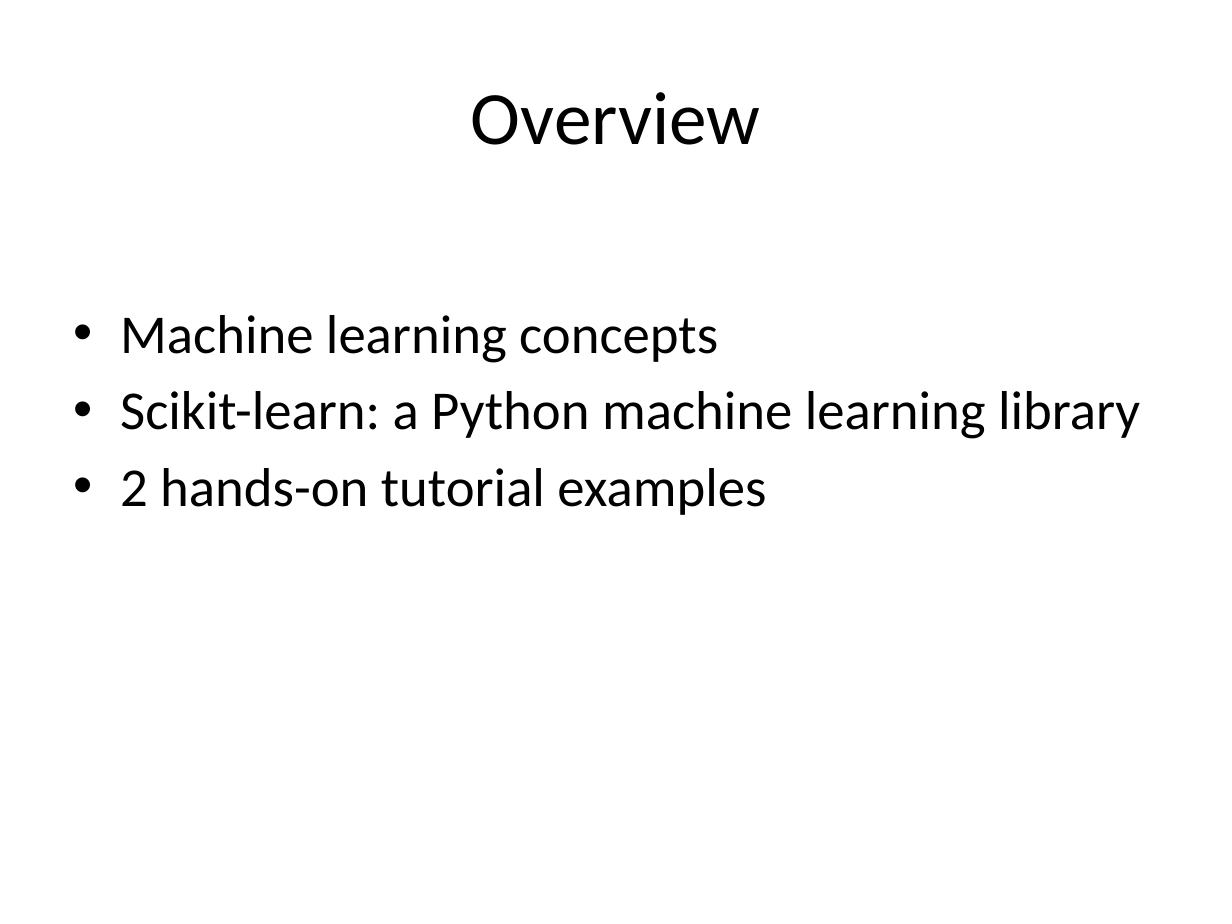
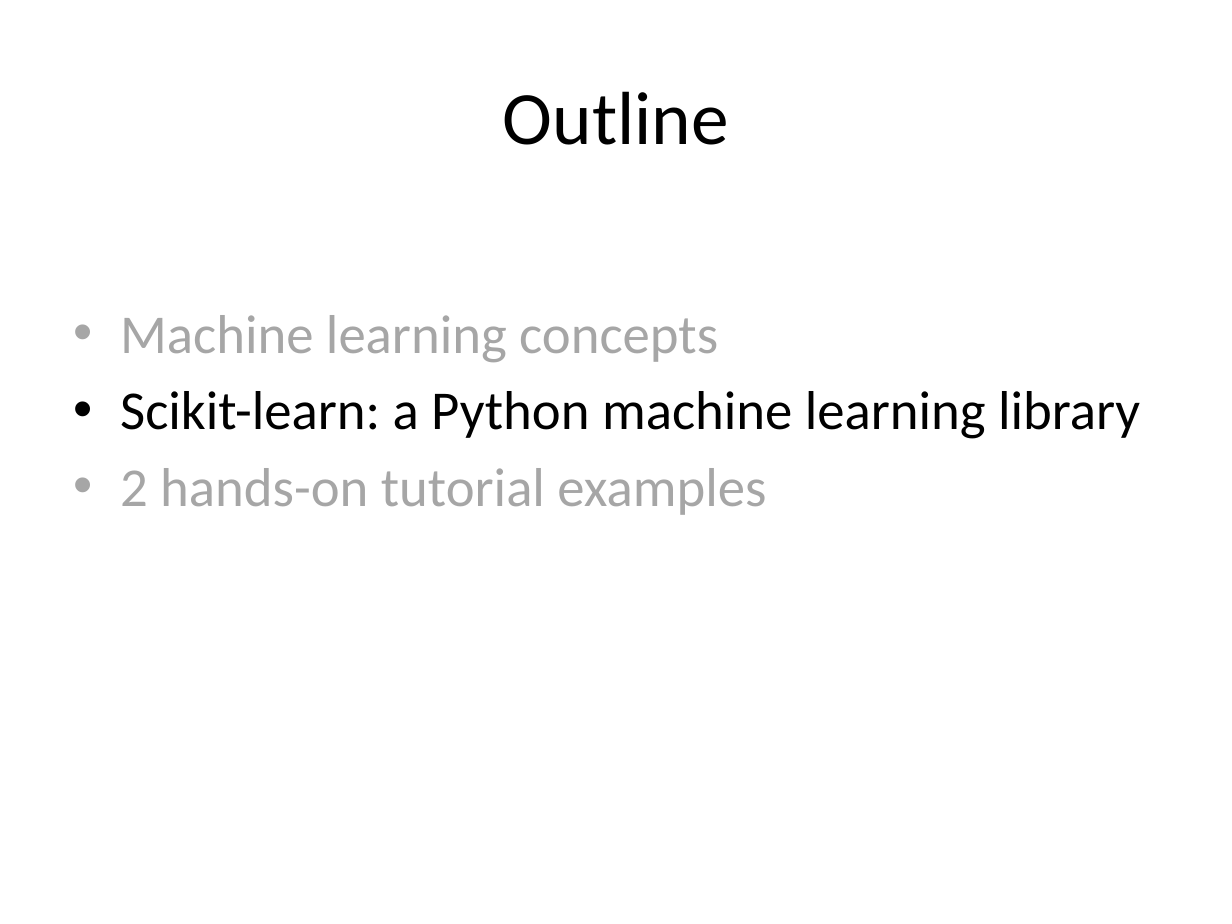
Before and after one commit to aloksharma1993/techfest-ml-tutorial, a slide deck: slide 36 of Techfest_ML.pptx (slide 35 before the commit). Drawn at 1232x924 pixels with LibreOffice and Linux fonts; fonts in the diff are those of the drawing. Boxes give left, top, right and bottom in pixels: in the first picture for what was removed or moved away, otherwise in the second. Text is boxed around its words. In the diff, an @@ line names an element or a change of style, - is before the commit and + after.

```diff
--- a/Techfest_ML.pptx
+++ b/Techfest_ML.pptx
@@ title at [503,91,729,145]: text changed @@
-Overview
+Outline
@@ text at [120,315,766,515]: text colour #000000 to #A6A6A6 in "Machine learning concepts", "2 hands-on tutorial examples" @@
```
Also in this commit, not shown: 4 other slides changed, 1 slide added, 1 slide removed.
